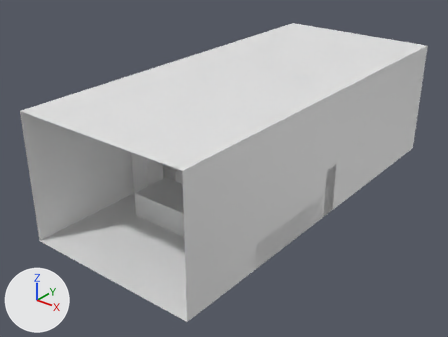
One commit to the FBX model Assets/Assets/Mesh/Salon/Salon.fbx: the scene before it, then after it.
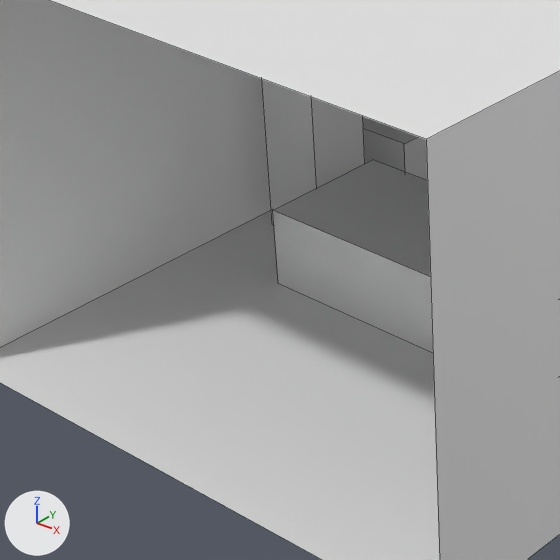
The first picture shows the older version from a 50 mm lens placed at (19.0, -32.9, 17.0), pointed at (-0.7, -8.3, 1.8). The close-ups show both versions on the part from 11% to 50% of the width and 38% to 90% of the height of that picture; other places that the commit changed are outside them. The lights are fixed; the arrows at lower left show +X, +Y and +Z. The close-ups show mesh edges as thin lines. Materials are left out; every surface is plain grey. Where no turn or scale is listed for an object, it has been applied to the vertices.
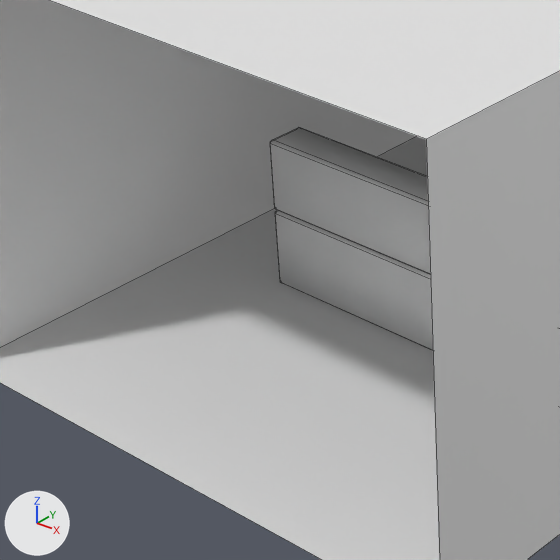
Where the newer file only moved an object's origin or applied its transform, the numbers keep the older frame.

Pixel boxes [x1, y1, x2, y2] of what changed, in the close-ups (560 x 560 px):
'Sofa', added: after [270, 127, 433, 351]
'Cube.062', deleted: before [273, 160, 433, 353]
'Cube.064', deleted: before [262, 79, 365, 225]
'Cube.060', deleted: before [363, 116, 427, 180]

The change, as a diff of the scene's bpy script:
```diff
--- a/Assets/Assets/Mesh/Salon/Salon.fbx.py
+++ b/Assets/Assets/Mesh/Salon/Salon.fbx.py
@@ me_cube_058_1 @@
+me_cube_058_1.from_pydata(...)  # 72 vertices, 80 faces; spans x -5.06..2.94, y -2.4..3.6, z -0.7..2.0
@@ ob_cube_064 @@
-ob_cube_064 = bpy.data.objects.new('Cube.064', me_cube_066)
-ob_cube_064.location = (-4.0, -11.0, 1.5)
@@ ob_cube_060 @@
-ob_cube_060 = bpy.data.objects.new('Cube.060', me_cube_063)
-ob_cube_060.location = (-4.0, -7.8, 0.7)
@@ ob_cube_062 @@
-ob_cube_062 = bpy.data.objects.new('Cube.062', me_cube_064)
-ob_cube_062.location = (2.06, -10.6, 0.7)
@@ ob_sofa @@
+ob_sofa = bpy.data.objects.new('Sofa', me_cube_058_1)
+ob_sofa.location = (2.06, -10.6, 0.7)
```
